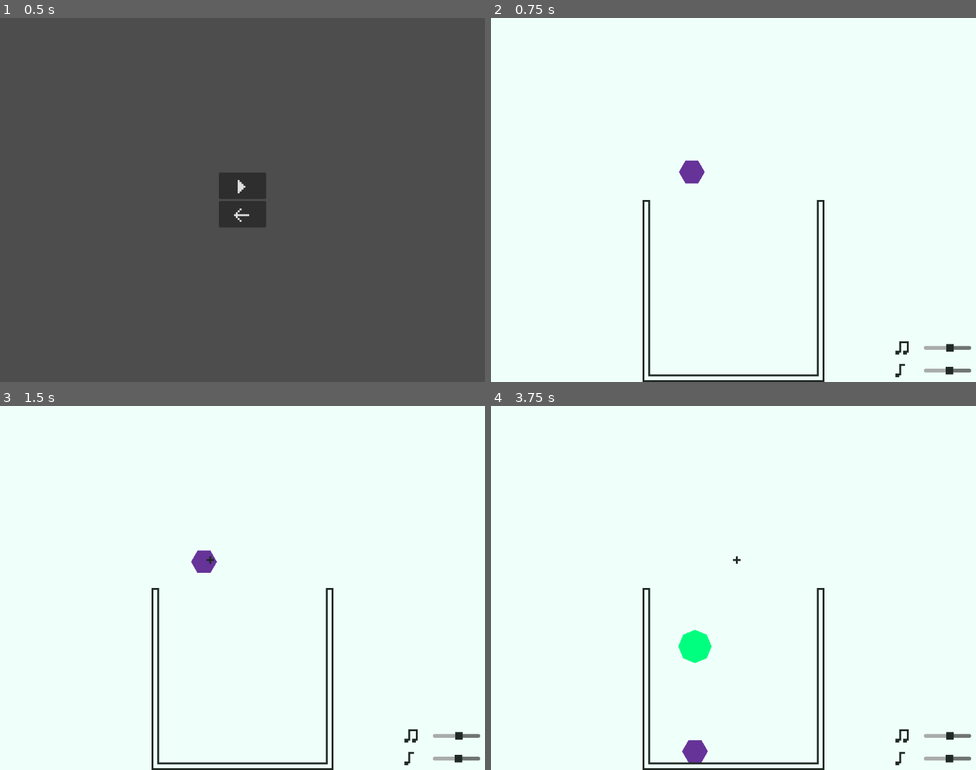
Above: before the commit, frames 1-4 (two rows, left to right).
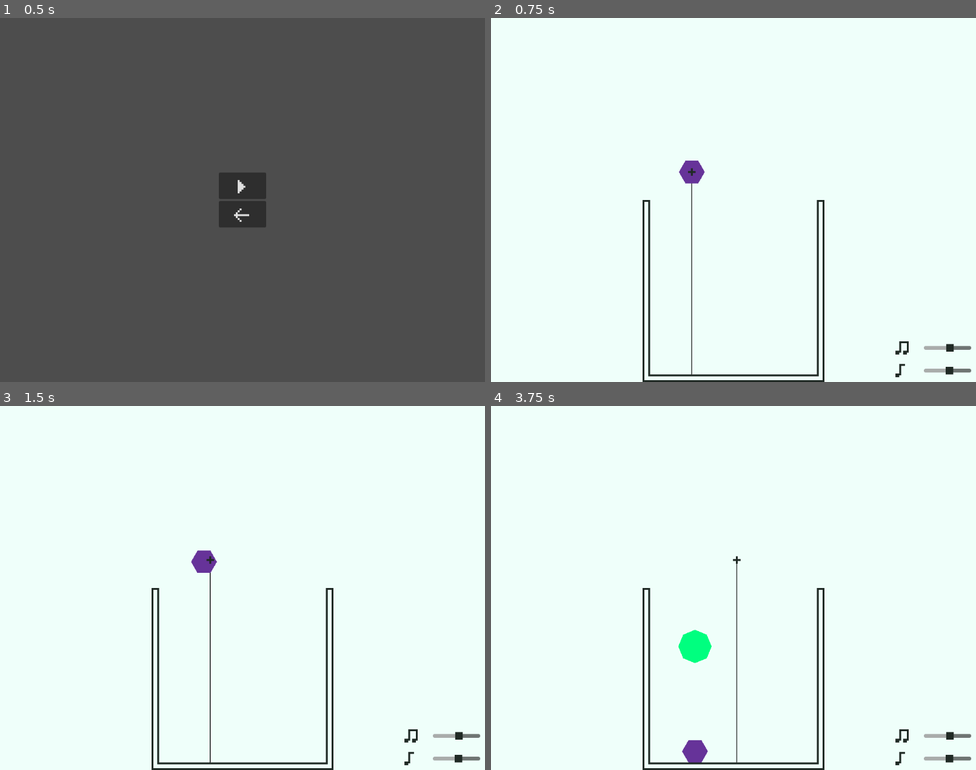
Above: after the commit, the same moments.

Repository: Silvester56/suikagon
Game: Godot game, scene res://scenes/main_menu.tscn
The game is run twice, just before and just after one commit, with the same random seed, the same clock (stepped at 60 frames per second) and the same inputs.
Inputs:
- Up to frame 1 (0.5 s): no input
- Up to frame 2 (0.75 s): click "M" at 0.5 s
- Up to frame 3 (1.5 s): tap Enter at 1.25 s; hold D (right) from 1.28 s (still down); tap Space (drop) at 1.35 s
- Up to frame 4 (3.75 s): release D (right) at 2.03 s; hold A (left) 2.03-2.78 s; tap Space (drop) at 2.1, 2.85, 3.6 s; hold D (right) from 2.78 s (still down)

Frame 1 is identical in both runs. In frame 2, 0.1% of the frame differs, in the area x 40-43%, y 41-98%; in frame 3, 0.1%; in frame 4, 0.2%, in the area x 50-51%, y 43-98%.

Commit message:
Add an aiming laser

Diff:
--- a/scenes/game.tscn
+++ b/scenes/game.tscn
@@ -43,6 +43,15 @@
 physics_layer_0/collision_layer = 1
 sources/0 = SubResource("TileSetAtlasSource_polh0")
 
+[sub_resource type="Gradient" id="Gradient_5yxaj"]
+offsets = PackedFloat32Array(0, 0.0357143, 0.0952381)
+colors = PackedColorArray(0, 0, 0, 1, 1, 1, 1, 1, 0.481791, 0.481789, 0.481789, 1)
+
+[sub_resource type="GradientTexture2D" id="GradientTexture2D_qfrr7"]
+gradient = SubResource("Gradient_5yxaj")
+width = 2
+height = 420
+
 [sub_resource type="RectangleShape2D" id="RectangleShape2D_bxt7l"]
 
 [sub_resource type="SegmentShape2D" id="SegmentShape2D_3sx51"]
@@ -68,12 +77,18 @@
 tile_set = SubResource("TileSet_saojy")
 
 [node name="Player" type="CharacterBody2D" parent="."]
-z_index = 1
+z_index = 2
+z_as_relative = false
 position = Vector2(424, 325)
 collision_layer = 2
 collision_mask = 2
 script = ExtResource("2_37wt5")
 Polygon = ExtResource("3_n5yn5")
+
+[node name="Ray" type="Sprite2D" parent="Player"]
+z_as_relative = false
+position = Vector2(0, 218)
+texture = SubResource("GradientTexture2D_qfrr7")
 
 [node name="CollisionShape2D" type="CollisionShape2D" parent="Player"]
 shape = SubResource("RectangleShape2D_bxt7l")
--- a/scripts/player.gd
+++ b/scripts/player.gd
@@ -34,6 +34,8 @@
 func getNextShape() -> void:
 	if canGetNextShape:
 		currentShape = Polygon.instantiate()
+		currentShape.z_index = 1
+		currentShape.z_as_relative = false
 		currentShape.setAttributes(rng.randi_range(0, 4))
 		currentShape.freeze = true
 		call_deferred("add_child", currentShape)
Not shown: 1 places in scenes/game.tscn that only renumber resources
